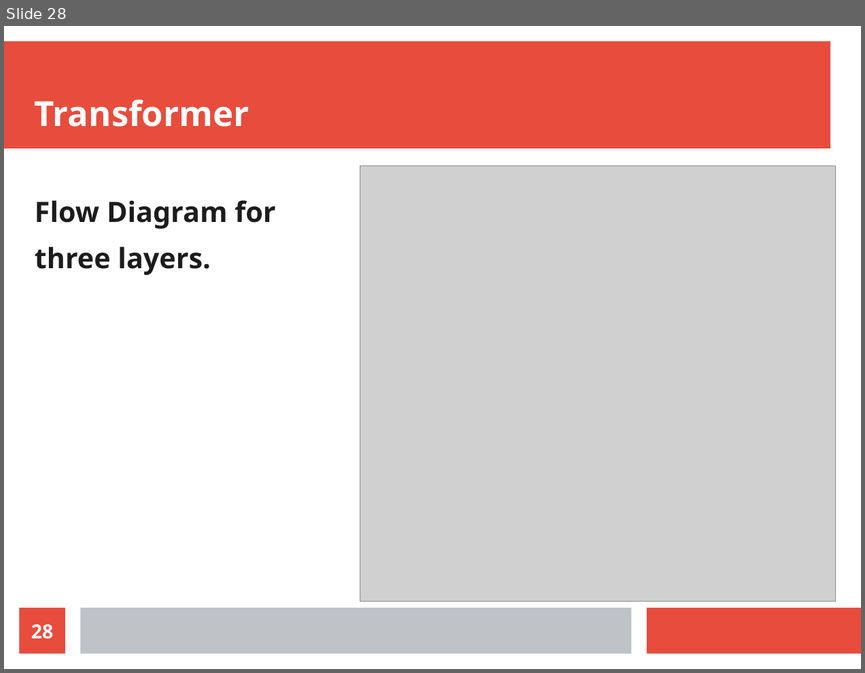
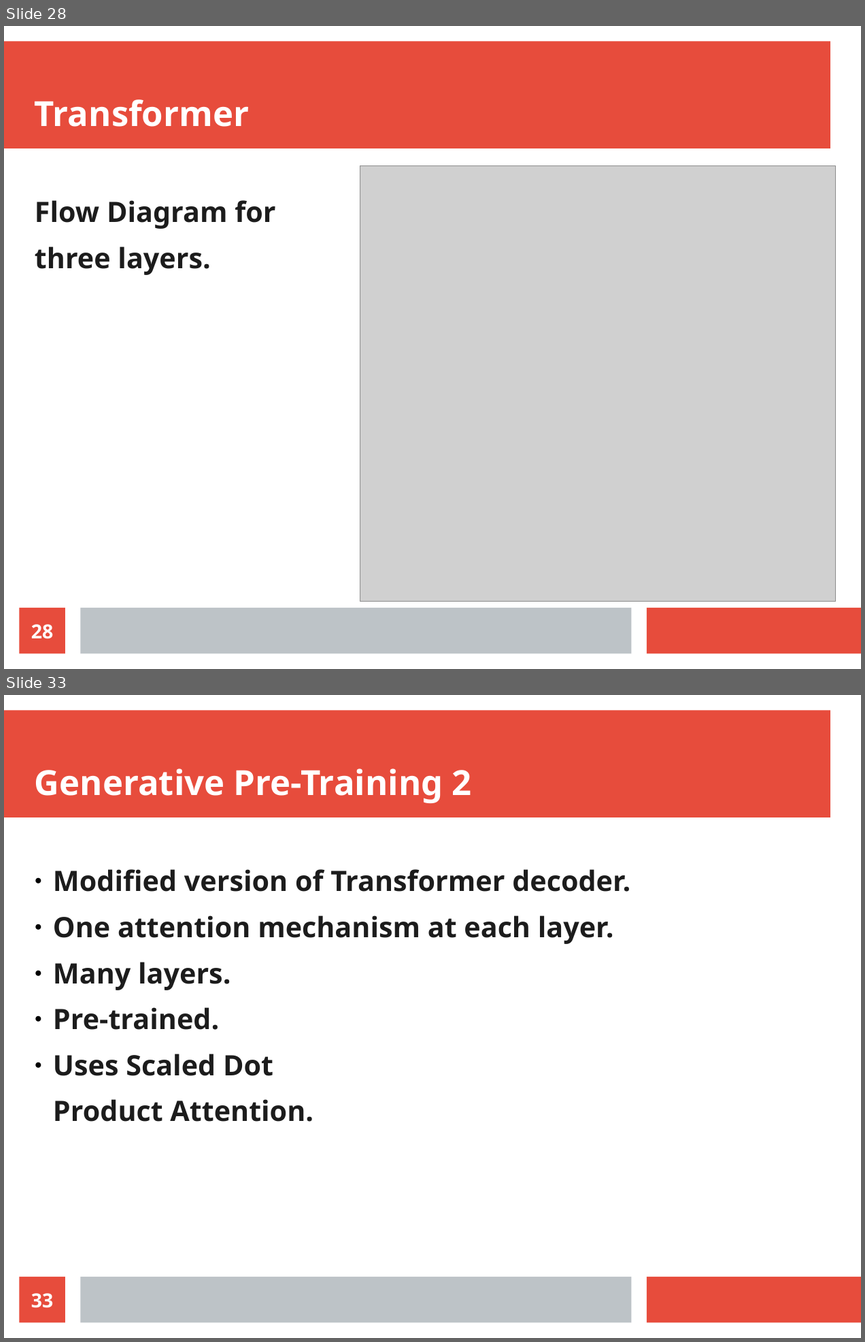
Before and after one commit to radiodee1/liebman_spring20, a slide deck: pdf/thesis_presentation.odp. Shown one above the other, each under a label of ours: slide 28 before the commit, slides 28 and 33 after it; the slides between them are not shown. The pictures are 865x673 and 865x1342 pixels, drawn with LibreOffice and Linux fonts; fonts in the diff are those of the drawing; grey boxes stand for pictures. Boxes give left, top, right and bottom in pixels: in the first picture for what was removed or moved away, otherwise in the second. Text is boxed around its words. In the diff, an @@ line names an element or a change of style, - is before the commit and + after.

```diff
--- a/pdf/thesis_presentation.odp
+++ b/pdf/thesis_presentation.odp
@@ slide 33 added at bbox=[4, 695, 861, 1338], background #FFFFFF; not listed: 3 template elements that a slide beside it also shows @@
@@ title added at bbox=[35, 768, 472, 803], 32 pt, text #FFFFFF, bold @@
+Generative Pre-Training 2
@@ text added at bbox=[53, 869, 630, 1121], 26 pt, text #1C1C1C, bold @@
+● Modified version of Transformer decoder.
+● One attention mechanism at each layer.
+● Many layers.
+● Pre-trained.
+● Uses Scaled Dot
+Product Attention.
@@ page number added at bbox=[20, 1276, 65, 1323], fill #E74C3C, 18 pt, text #FFFFFF, bold @@
+33
```
Also in this commit, not shown: 7 other slides added.
